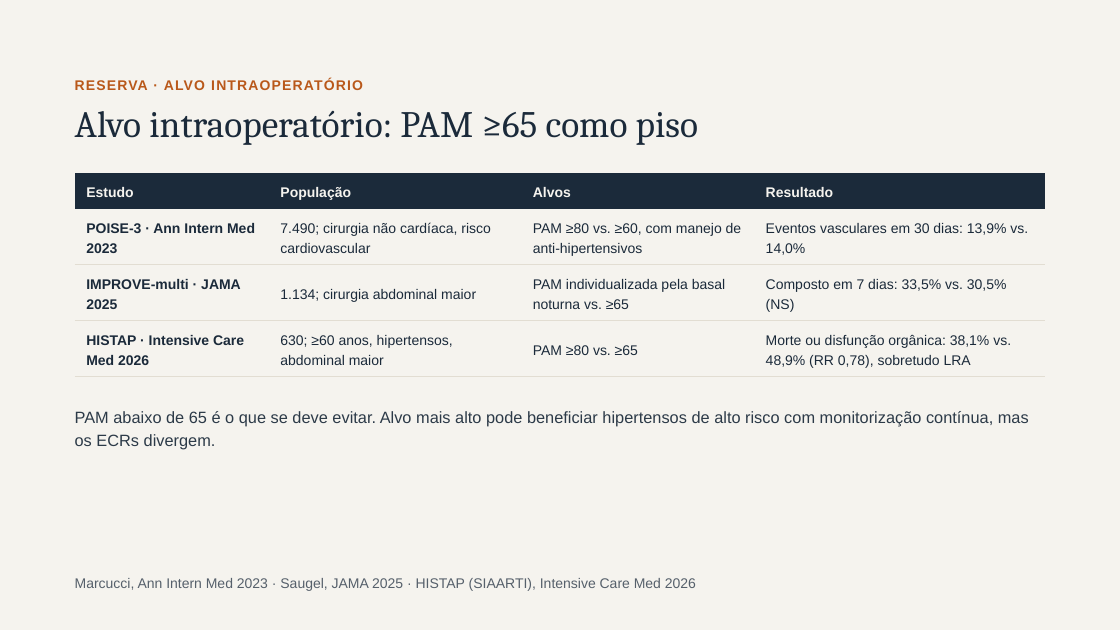
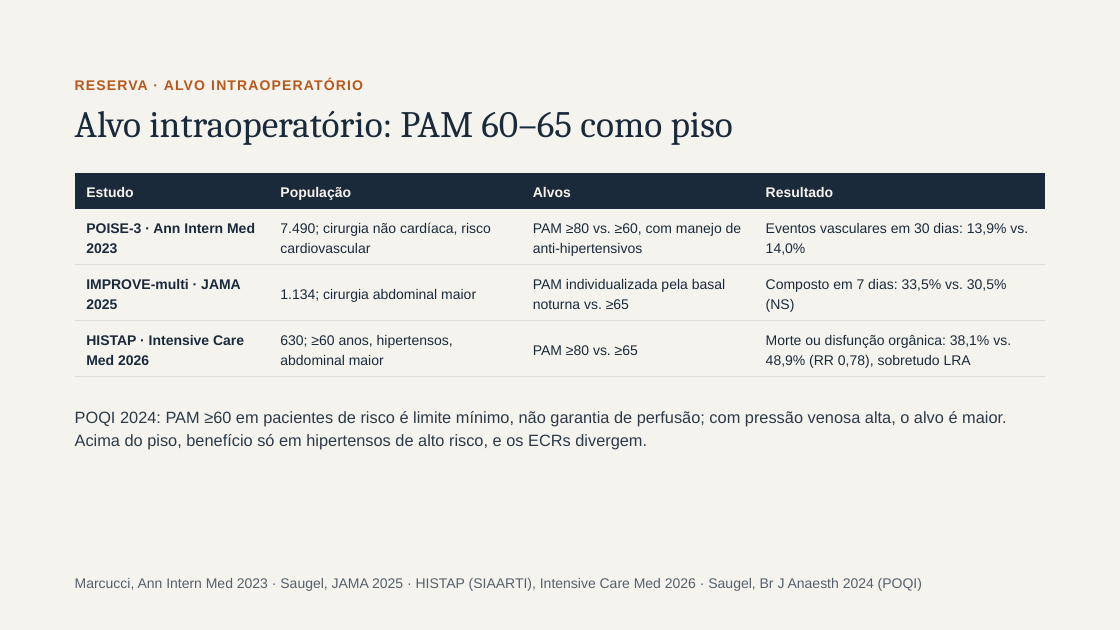
Before and after one commit to brunomoraesdubois-bit/Bruno, a slide deck: slide 26 of apresentacao/Aminas_Vasoativas.pptx. Drawn at 1120x630 pixels with LibreOffice and Linux fonts; fonts in the diff are those of the drawing. Boxes give left, top, right and bottom in pixels: in the first picture for what was removed or moved away, otherwise in the second. Text is boxed around its words. In the diff, an @@ line names an element or a change of style, - is before the commit and + after.

```diff
--- a/apresentacao/Aminas_Vasoativas.pptx
+++ b/apresentacao/Aminas_Vasoativas.pptx
@@ title at box(75, 111, 733, 145): text changed @@
-Alvo intraoperatório: PAM ≥65 como piso
+Alvo intraoperatório: PAM 60–65 como piso
@@ text at box(75, 411, 1007, 449): text changed @@
-PAM abaixo de 65 é o que se deve evitar. Alvo mais alto pode beneficiar hipertensos de alto risco com monitorização contínua, mas os ECRs divergem.
+POQI 2024: PAM ≥60 em pacientes de risco é limite mínimo, não garantia de perfusão; com pressão venosa alta, o alvo é maior. Acima do piso, benefício só em hipertensos de alto risco, e os ECRs divergem.
@@ text at box(75, 578, 922, 591): text changed @@
-Marcucci, Ann Intern Med 2023 · Saugel, JAMA 2025 · HISTAP (SIAARTI), Intensive Care Med 2026
+Marcucci, Ann Intern Med 2023 · Saugel, JAMA 2025 · HISTAP (SIAARTI), Intensive Care Med 2026 · Saugel, Br J Anaesth 2024 (POQI)
```
Also in this commit, not shown: 13 other slides changed, 3 slides added, 3 slides removed, 22 other files.
